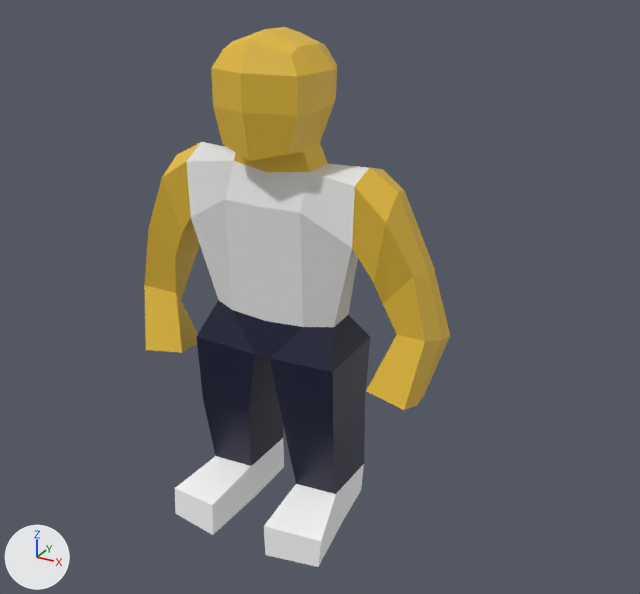
The glTF model assets/models/villager.glb, before and after one commit.
Both versions are drawn from a camera (50 mm lens) standing at (1.81, -2.87, 2.54) and looking at (0.17, 0.11, 1.05). The axes (+X, +Y, +Z) are drawn at lower left. The lights are the same throughout. The picture after the commit comes second. Where no turn or scale is listed for an object, it has been applied to the vertices. Vertices at exactly the same position are counted once.
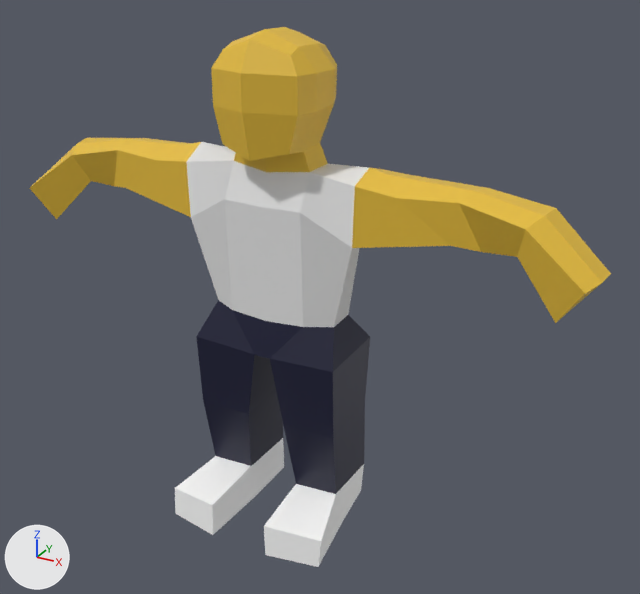
Where the newer file only moved an object's origin or applied its transform, the numbers keep the older frame.

Changed parts and their boxes [x1, y1, x2, y2] in the pictures (640 x 594 px; the box of a moved part takes in the faces that stretch with it):
'Cube.001', reshaped (90% wider): before [144, 27, 450, 567]; after [30, 27, 611, 567]
part 1 of me_cube_001, moved or reshaped: before [144, 113, 450, 410]; after [30, 113, 611, 358]

Patch to the scene script:
```diff
--- a/assets/models/villager.glb.py
+++ b/assets/models/villager.glb.py
@@ me_cube_001 @@
 # used by ob_cube_001; location = (-0.007, 0.071, 1.891)
-me_cube_001.from_pydata(...)  # 171 vertices, 340 faces; spans x -0.71..0.73, y -0.37..0.26, z -1.9..0.24
+me_cube_001.from_pydata(...)  # 164 vertices, 324 faces; spans x -1.32..1.32, y -0.37..0.26, z -1.9..0.24
+# me_cube_001 part 1
+# 18 vertices are removed from x -0.64..0.65, y -0.19..0.21, z -1.25..0.2
+# 66 faces are deleted
+# 31 vertices move from x -0.71..0.73, y -0.11..0.2, z -1.17..-0.32 to x -1.14..1.28, y -0.11..0.19, z -0.54..-0.27
+# 11 vertices are added at x -1.32..1.32, y -0.15..0.2, z -1.08..-0.53
+# 36 new faces join them, mat_material_001 (yellow #e7be3a)
+# 4 new faces join them, mat_teamcolor (white #e7e7e7)
+# 10 new faces join them, mat_pants (dark blue #101233)
 me_cube_001.materials.append(mat_material_001)
```
